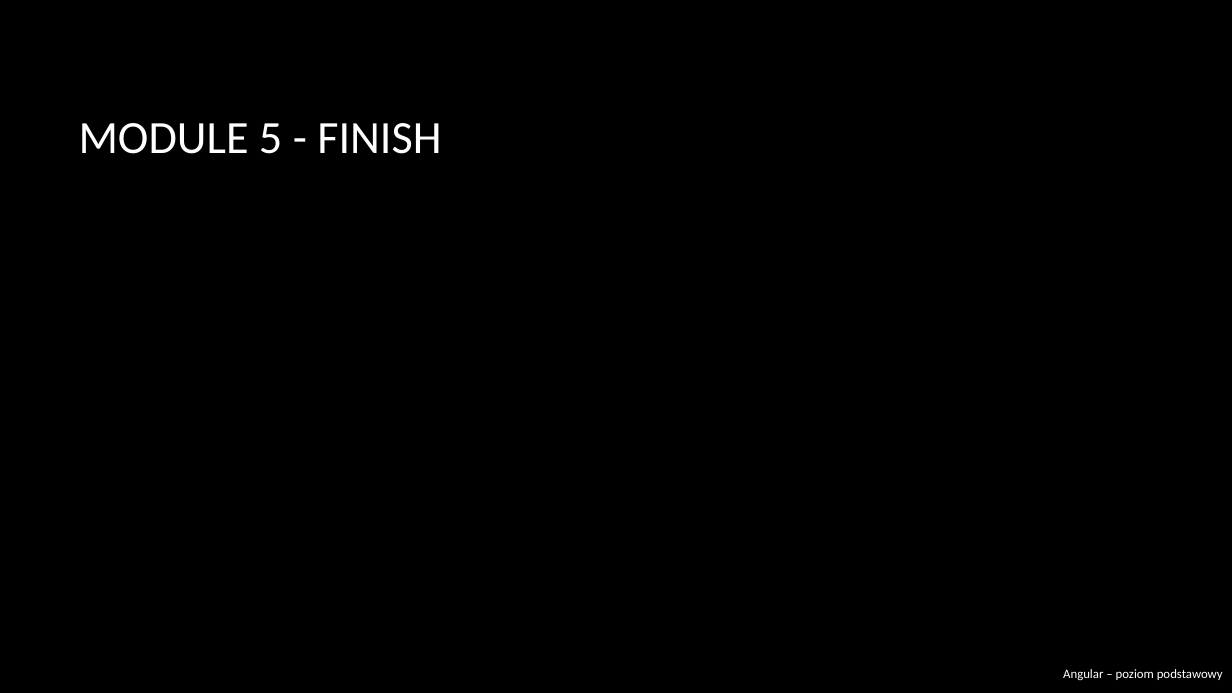
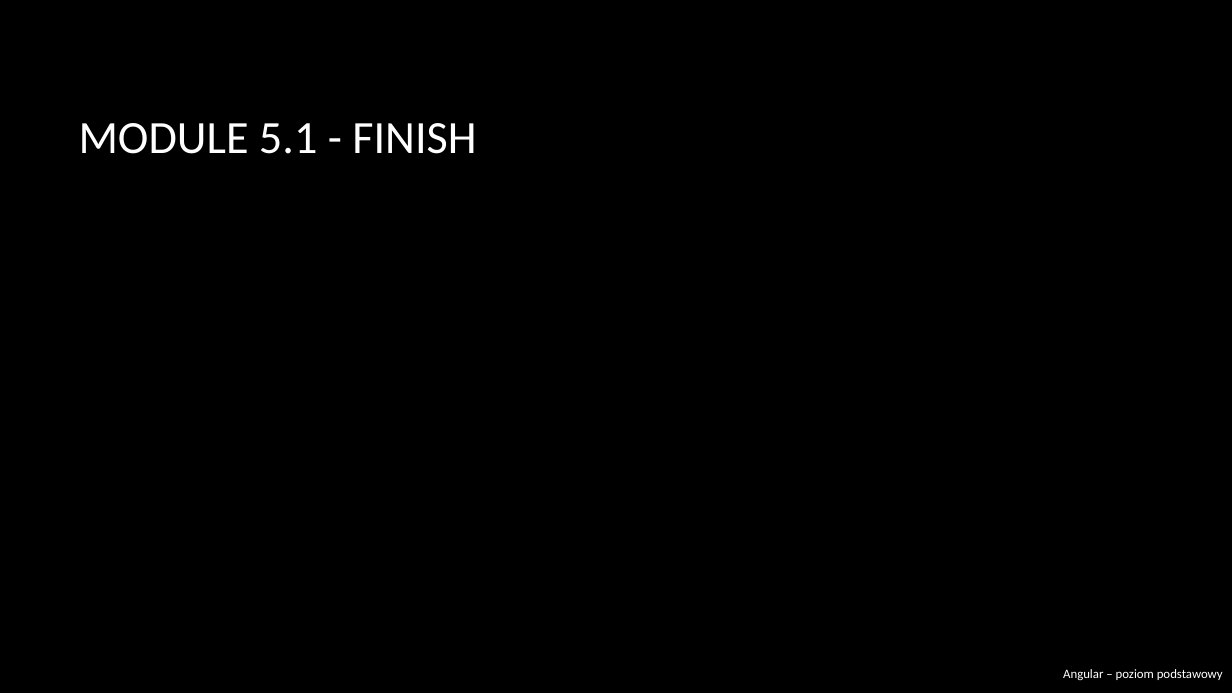
Before and after one commit to RafalSzczuka/angular-course-pfr, a slide deck: slide 69 of prezentacja/Angular beginner.pptx (slide 75 before the commit). Drawn at 1232x693 pixels with LibreOffice and Linux fonts; fonts in the diff are those of the drawing; background and template pictures are left out. Boxes give left, top, right and bottom in pixels: in the first picture for what was removed or moved away, otherwise in the second. Text is boxed around its words. In the diff, an @@ line names an element or a change of style, - is before the commit and + after.

```diff
--- a/prezentacja/Angular beginner.pptx
+++ b/prezentacja/Angular beginner.pptx
@@ title at box(79, 123, 476, 154): text changed @@
-MODULE 5 - FINISH
+MODULE 5.1 - FINISH
```
Also in this commit, not shown: 12 other slides changed, 3 slides added, 8 slides removed, 19 other files.
